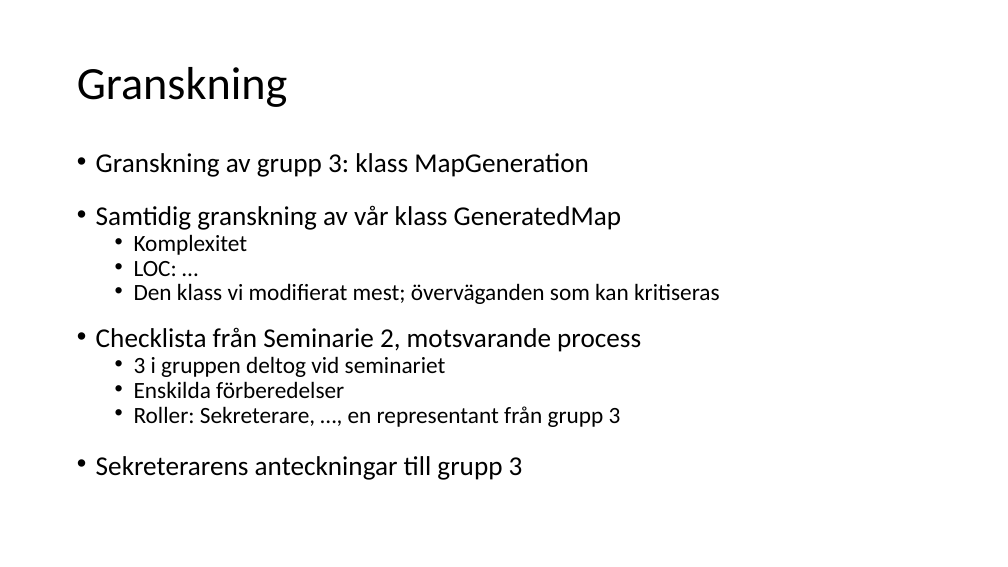
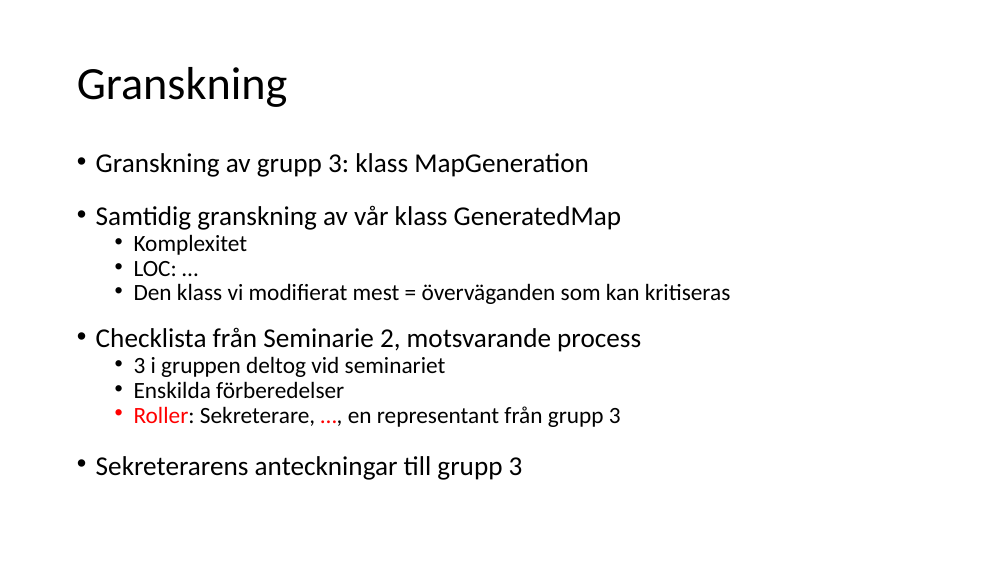
Before and after one commit to hampusidstam/InteGame, a slide deck: slide 26 of docs/Slutredovisning_grp5_v8.pptx. Drawn at 1008x567 pixels with LibreOffice and Linux fonts; fonts in the diff are those of the drawing. Boxes give left, top, right and bottom in pixels: in the first picture for what was removed or moved away, otherwise in the second. Text is boxed around its words. In the diff, an @@ line names an element or a change of style, - is before the commit and + after.

```diff
--- a/docs/Slutredovisning_grp5_v8.pptx
+++ b/docs/Slutredovisning_grp5_v8.pptx
@@ text at box(134, 283, 731, 304): text changed @@
-  • Den klass vi modifierat mest; överväganden som kan kritiseras
+  • Den klass vi modifierat mest = överväganden som kan kritiseras
@@ text at box(134, 406, 621, 427): text colour #000000 to #FF0000 in "Roller: …," @@
```
Also in this commit, not shown: 6 other slides changed.
